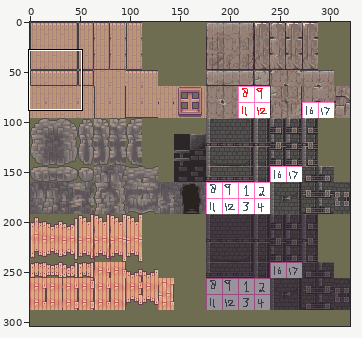
File history of a sprite sheet, images/tiles/walls.png. Above, an overview of the earlier version with the close-up marked.
Close-up. Before the commit:
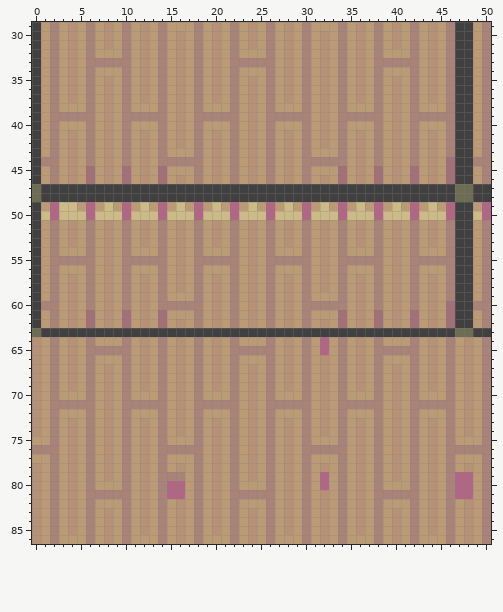
The file is 320x304 pixels. Colours within 5 levels of each other are drawn and written as one. Shown: x 0..50, y 29..86.
After:
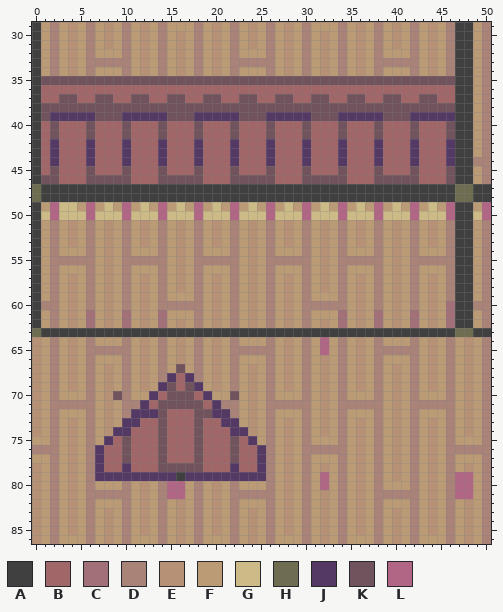
Palette (. is transparent): A #414041  B #a16668  C #a17078  D #a98278  E #b69175  F #bb9a76  G #ccba87  H #6f6d51  J #543965  K #71535d  L #b16685
From the commit log: Added a baseboard decoration to the bottom edge of interior background wall tiles.
Changes in this commit:
@@ x 0..50 @@
 34 AFDFEFDFFFDFEFDFEFDFEFDFFFDFEFDFEFDFEFDFFFDFEFDAAFD
-35 AFDFEFDFEFDFEFDFEFDFEFDFEFDFEFDFEFDFEFDFEFDFEFDAAFD
-36 AFDFEFDFEFDFEFDFEFDFEFDFEFDFEFDFEFDFEFDFEFDFEFDAAFD
-37 AFDFEFDFEFDFEFDFEFDFEFDFEFDFEFDFEFDFEFDFEFDFEFDAAFD
-38 AFDFFFDFEFDFFFDFEFDFFFDFEFDFFFDFEFDFFFDFEFDFFFDAAFD
-39 AFDDDDDFEFDDDDDFEFDDDDDFEFDDDDDFEFDDDDDFEFDDDDDAAFD
-40 AFDFFFDFEFDFFFDFEFDFFFDFEFDFFFDFEFDFFFDFEFDFFFDAAFD
-41 AFDFEFDFEFDFEFDFEFDFEFDFEFDFEFDFEFDFEFDFEFDFEFDAAFD
-42 AFDFEFDFEFDFEFDFEFDFEFDFEFDFEFDFEFDFEFDFEFDFEFDAAFD
-43 AFDFEFDFEFDFEFDFFFDFEFDFEFDFEFDFFFDFEFDFEFDFEFDAAFD
-44 ADDFEFDFEFDFEFDDDDDFEFDFEFDFEFDDDDDFEFDFEFDFEFCAADD
-45 AFDFEFCFEFCFEFCFFFDFEFDFEFDFEFDFFFCFEFCFEFCFEFCAAFD
-46 AFDFEFCFEFCFEFCFEFDFEFDFEFDFEFDFEFCFEFCFEFCFEFCAAFD
+35 AKKKKKKKKKKKKKKKKKKKKKKKKKKKKKKKKKKKKKKKKKKKKKKAAFD
+36 ABBBBBBBBBBBBBBBBBBBBBBBBBBBBBBBBBBBBBBBBBBBBBBAAFD
+37 ABBKKBBKKBBKKBBKKBBKKBBKKBBKKBBKKBBKKBBKKBBKKBBAAFD
+38 AKKKKKKKKKKKKKKKKKKKKKKKKKKKKKKKKKKKKKKKKKKKKKKAAFD
+39 AKJJJJJKKKJJJJJKKKJJJJJKKKJJJJJKKKJJJJJKKKJJJJJAAFD
+40 ABKBBBKBBBKBBBKBBBKBBBKBBBKBBBKBBBKBBBKBBBKBBBKAAFD
+41 ABKBBBKBBBKBBBKBBBKBBBKBBBKBBBKBBBKBBBKBBBKBBBKAAFD
+42 ABJBBBJBBBJBBBJBBBJBBBJBBBJBBBJBBBJBBBJBBBJBBBJAAFD
+43 ABJBBBJBBBJBBBJBBBJBBBJBBBJBBBJBBBJBBBJBBBJBBBJAAFD
+44 ABJBBBJBBBJBBBJBBBJBBBJBBBJBBBJBBBJBBBJBBBJBBBJAADD
+45 ABKBBBKBBBKBBBKBBBKBBBKBBBKBBBKBBBKBBBKBBBKBBBKAAFD
+46 AKKBBBKKKKKBBBKKKKKBBBKKKKKBBBKKKKKBBBKKKKKBBBKAAFD
 47 HAAAAAAAAAAAAAAAAAAAAAAAAAAAAAAAAAAAAAAAAAAAAAAHHAA
@@ x 5..27 @@
 66 FDFFFDFEFDFEFDFEFDFFFDF
-67 FDFEFDFEFDFEFDFEFDFEFDF
-68 FDFEFDFEFDFEFDFEFDFEFDF
-69 FDFEFDFEFDFEFDFEFDFEFDF
-70 FDFEFDFFFDFEFDFFFDFEFDF
-71 DDFEFDDDDDFEFDDDDDFEFDD
-72 FDFEFDFFFDFEFDFFFDFEFDF
-73 FDFEFDFEFDFEFDFEFDFEFDF
-74 FDFEFDFEFDFEFDFEFDFEFDF
-75 FDFEFDFEFDFFFDFEFDFEFDF
-76 FDFEFDFEFDDDDDFEFDFEFDF
-77 FDFEFDFEFDFFFDFEFDFEFDF
-78 FDFEFDFEFDFEFDFEFDFEFDF
-79 FDFEFDFEFDDDFDFEFDFEFDF
+67 FDFEFDFEFDFKFDFEFDFEFDF
+68 FDFEFDFEFDJBJDFEFDFEFDF
+69 FDFEFDFEFJKBKJFEFDFEFDF
+70 FDFEKDFFJBKKKBJFFKFEFDF
+71 DDFEFDDJBKKKKKBJDDFEFDD
+72 FDFEFDJJJKBBBKKJJDFEFDF
+73 FDFEFJJBBKBBBKBBJJFEFDF
+74 FDFEJJBBBKBBBKBBBJJEFDF
+75 FDFJBKBBBKBBBKBBBKBJFDF
+76 FDJBBKBBBKBBBKBBBKBBJDF
+77 FDJBBKBBBKBBBKBBBKBBJDF
+78 FDJBBJBBBKKKKKBBBJBBJDF
+79 FDJJJJJJJJJAJJJJJJJJJDF
 80 FDFFFDFEFDLLFDFEFDFFFDF
Boxes around the changes in both close-ups, in picture pixels (x1, y1, x2, y2):
changed: (41, 76, 455, 184)
changed: (95, 364, 266, 481)
